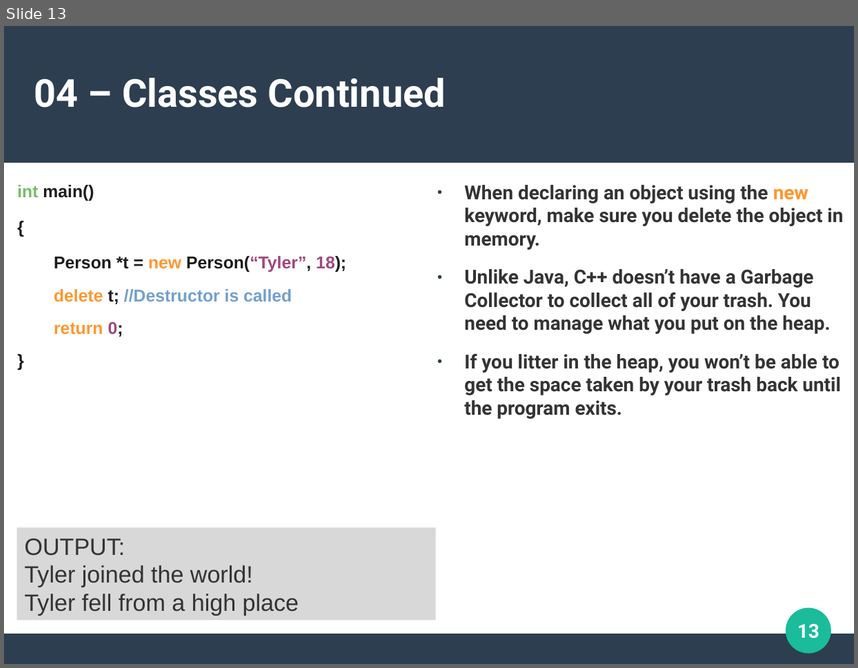
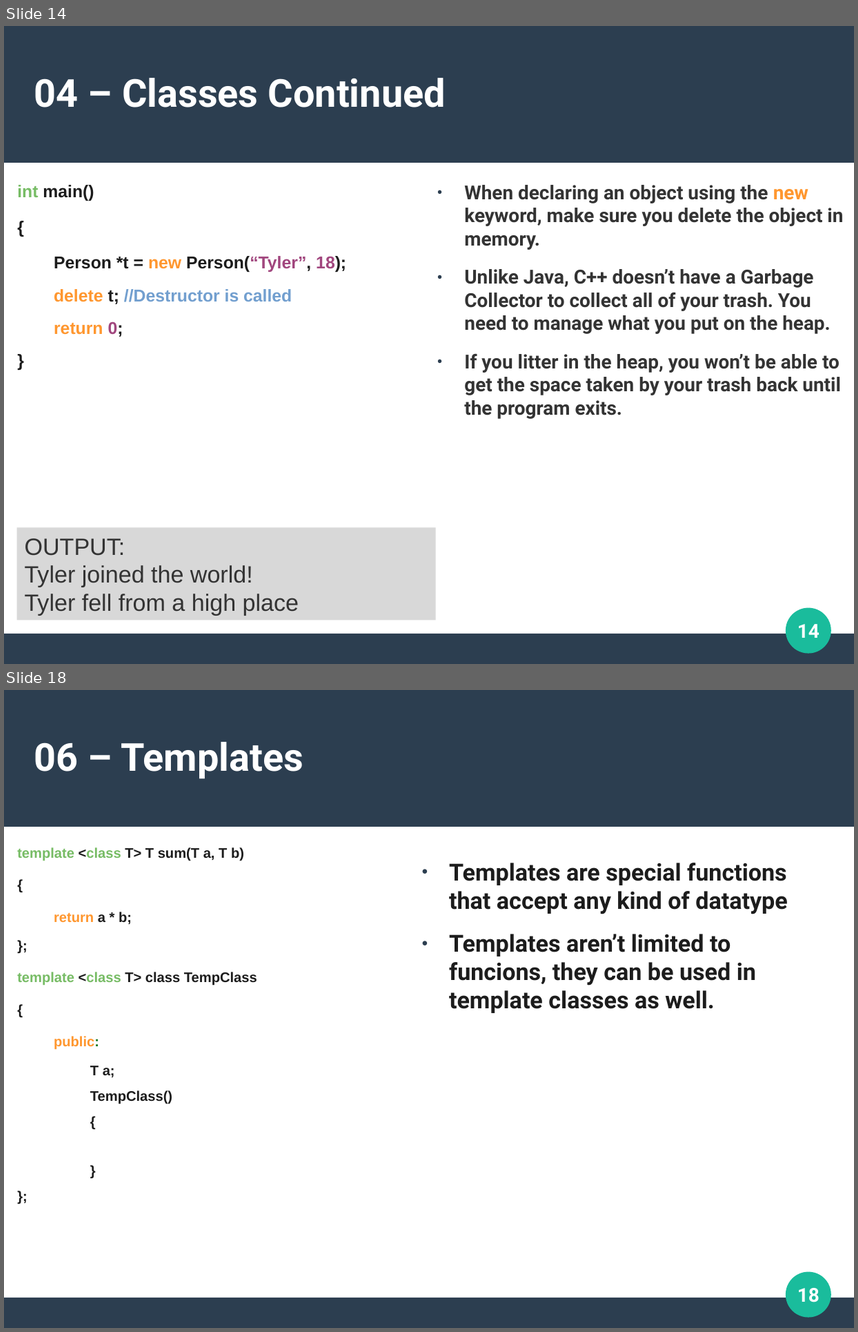
Before and after one commit to DuongTyler/CppCrashCourse, a slide deck: CPP.odp. Shown one above the other, each under a label of ours: slide 13 before the commit, slides 14 and 18 after it; the slides between them are not shown. The pictures are 858x668 and 858x1332 pixels, drawn with LibreOffice and Linux fonts; fonts in the diff are those of the drawing. Boxes give left, top, right and bottom in pixels: in the first picture for what was removed or moved away, otherwise in the second. Text is boxed around its words. In the diff, an @@ line names an element or a change of style, - is before the commit and + after.

```diff
--- a/CPP.odp
+++ b/CPP.odp
@@ slide 18 added at (x1=4, y1=690, x2=854, y2=1328), background #FFFFFF; not listed: 3 template elements that a slide beside it also shows @@
@@ title added at (x1=34, y1=742, x2=303, y2=779), 36 pt, text #FFFFFF, bold @@
+06 – Templates
@@ text added at (x1=17, y1=847, x2=257, y2=1104), 13 pt, text #1C1C1C, bold @@
+● template <class T> T sum(T a, T b)
+● {
+  return a * b;
+● };
+● template <class T> class TempClass
+● {
+  public:
+    T a;
+    TempClass()
+    {
+    }
+● };
@@ text added at (x1=449, y1=862, x2=787, y2=1013), 22 pt, text #1C1C1C, bold @@
+● Templates are special functions that accept any kind of datatype
+● Templates aren’t limited to funcions, they can be used in template classes as well.
@@ page number added at (x1=797, y1=1288, x2=820, y2=1302), 18 pt, text #FFFFFF, bold @@
+18
@@ what was slide 13 is now slide 14 @@
@@ page number at (x1=797, y1=624, x2=820, y2=637): text changed @@
-13
+14
```
Also in this commit, not shown: 9 slides changed, 2 other slides added, 1 slide removed, 2 other files.
